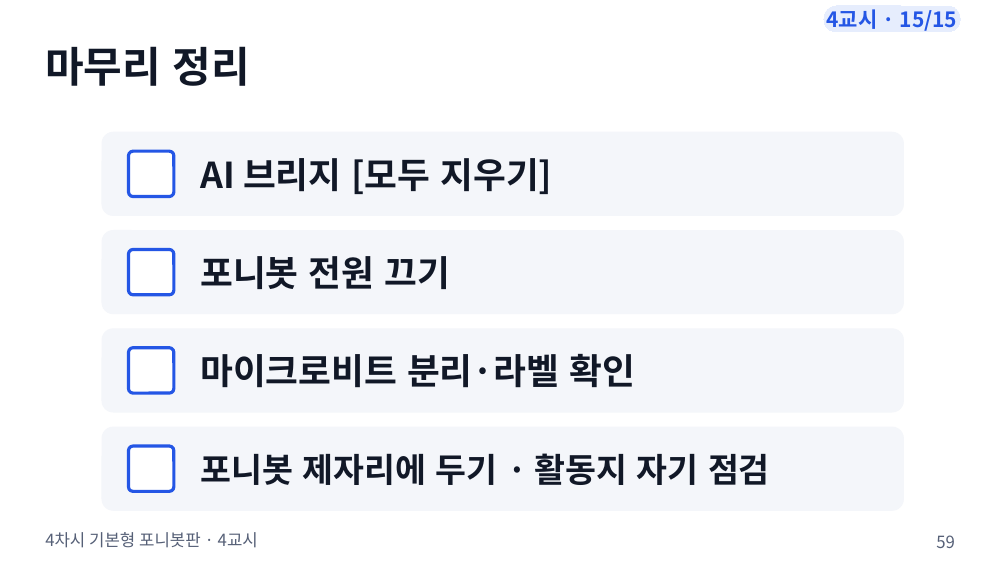
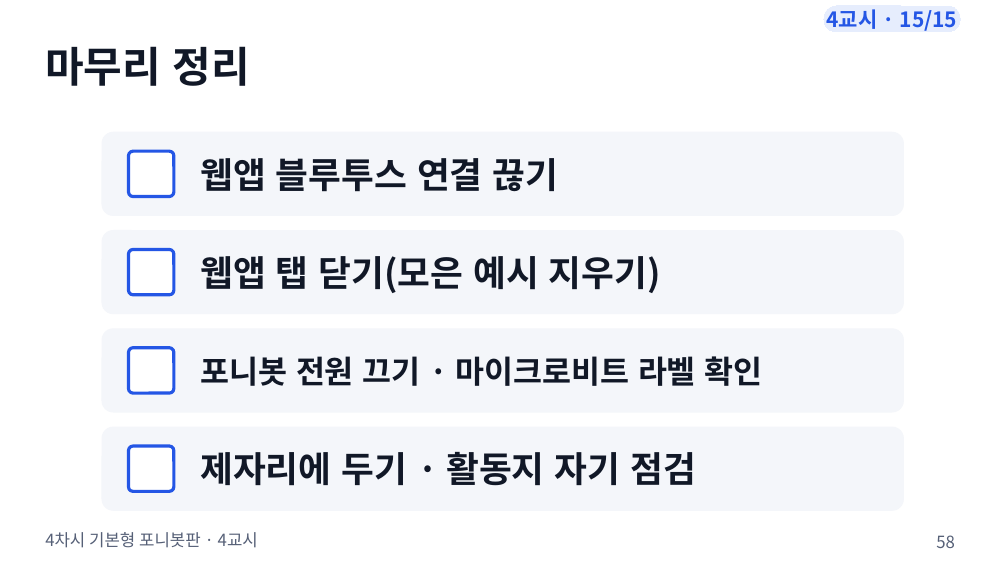
Before and after one commit to boundaryx01-uniquelife/microbit, a slide deck: slide 58 of bridge/ponybot/materials/포니봇_4차시_기본형/ponybot_4차시_수업슬라이드.pptx (slide 59 before the commit). Drawn at 1008x567 pixels with LibreOffice and Linux fonts; fonts in the diff are those of the drawing. Boxes give left, top, right and bottom in pixels: in the first picture for what was removed or moved away, otherwise in the second. Text is boxed around its words. In the diff, an @@ line names an element or a change of style, - is before the commit and + after.

```diff
--- a/bridge/ponybot/materials/포니봇_4차시_기본형/ponybot_4차시_수업슬라이드.pptx
+++ b/bridge/ponybot/materials/포니봇_4차시_기본형/ponybot_4차시_수업슬라이드.pptx
@@ text at [200,158,559,192]: text changed @@
-AI 브리지 [모두 지우기]
+웹앱 블루투스 연결 끊기
@@ text at [200,256,661,293]: text changed @@
-포니봇 전원 끄기
+웹앱 탭 닫기(모은 예시 지우기)
@@ text at [200,356,763,386]: text changed; size 34 to 30 pt @@
-마이크로비트 분리·라벨 확인
+포니봇 전원 끄기 · 마이크로비트 라벨 확인
@@ text at [200,452,696,486]: text changed; size 32 to 34 pt @@
-포니봇 제자리에 두기 · 활동지 자기 점검
+제자리에 두기 · 활동지 자기 점검
```
Also in this commit, not shown: 22 other slides changed, 17 slides added, 18 slides removed, 10 other files.
